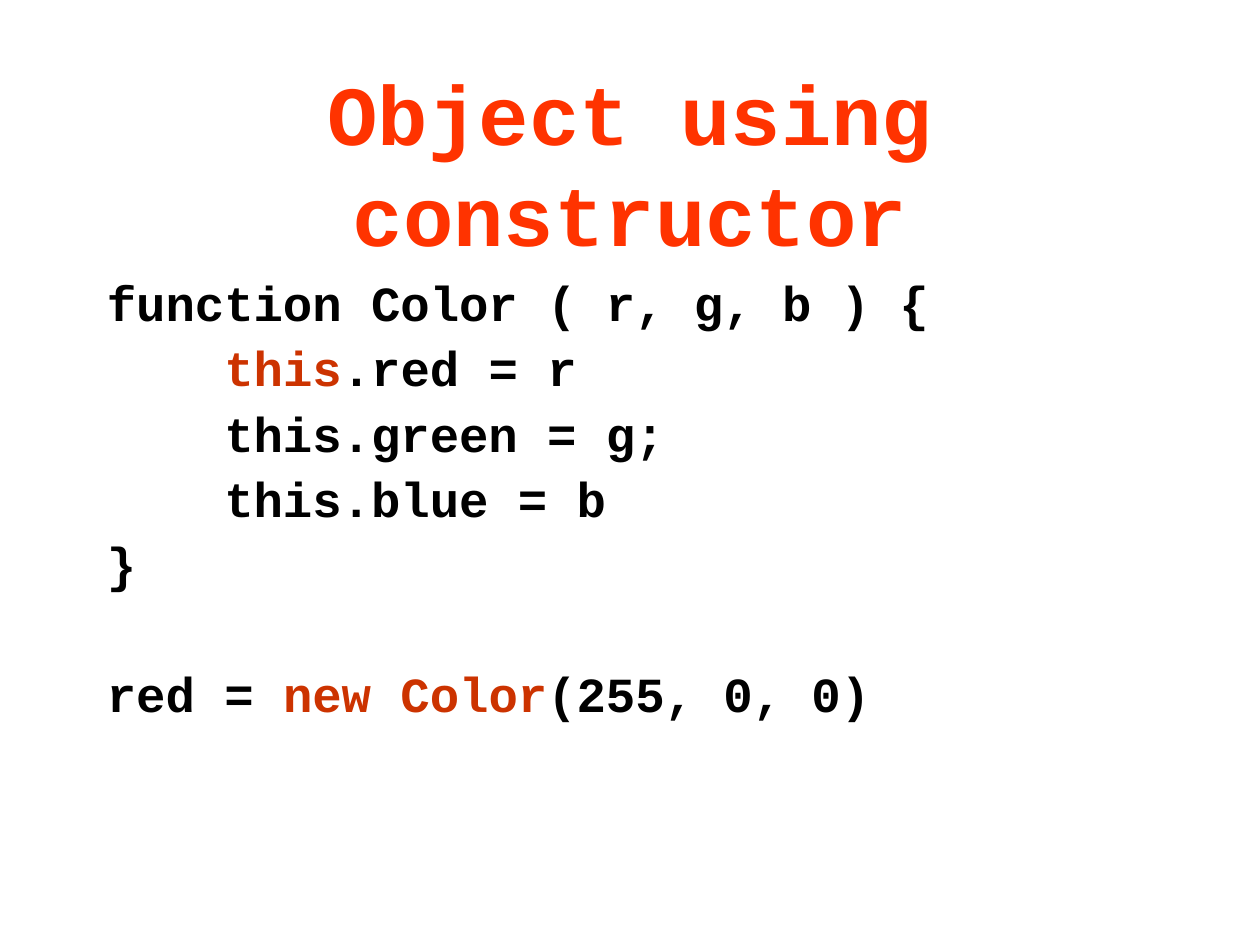
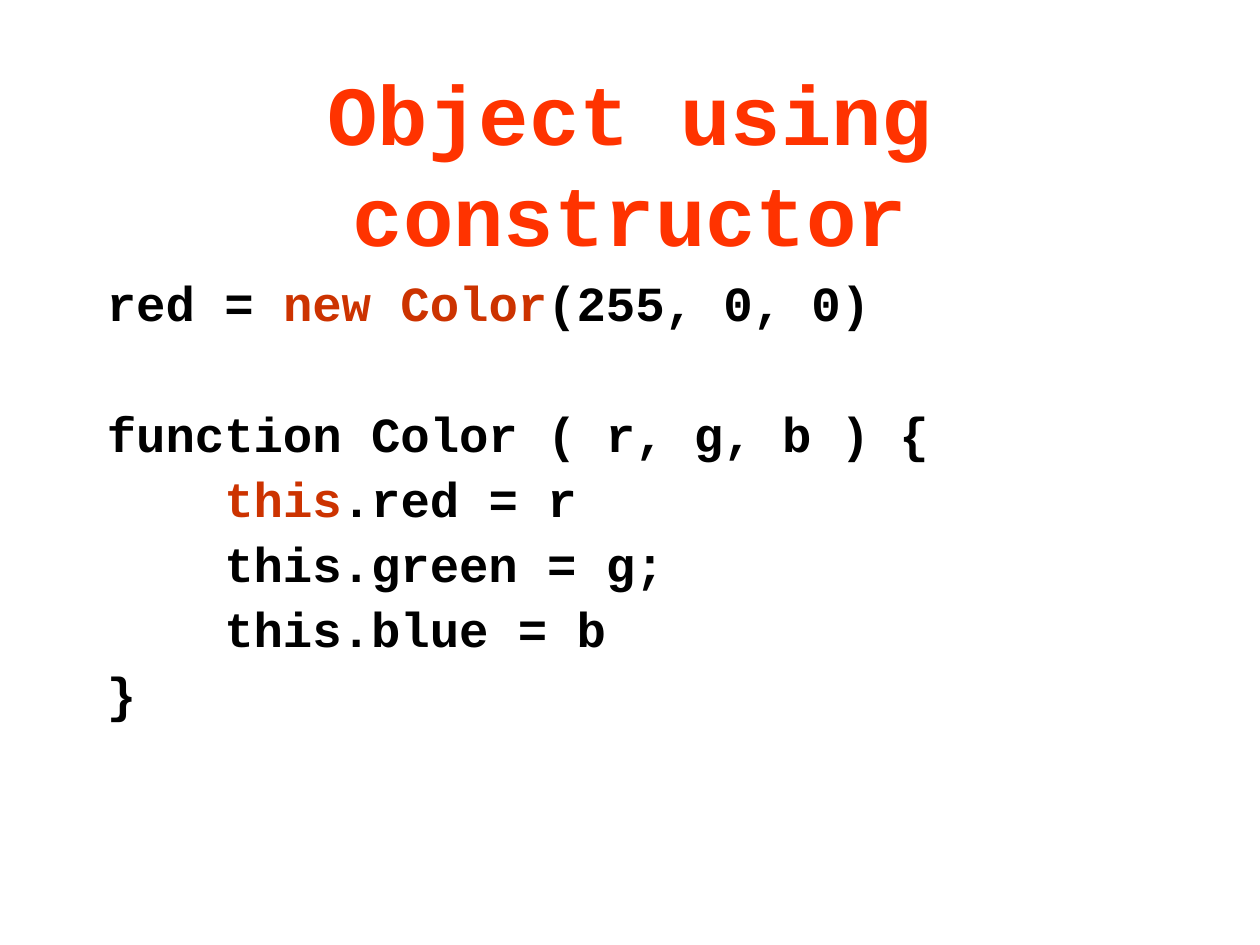
Before and after one commit to krmanoj/CodeCamp, a slide deck: slide 33 of 2014/ppt/JavaScrip_RubikCube.odp. Drawn at 1260x945 pixels with LibreOffice and Linux fonts; fonts in the diff are those of the drawing. Boxes give left, top, right and bottom in pixels: in the first picture for what was removed or moved away, otherwise in the second. Text is boxed around its words. In the diff, an @@ line names an element or a change of style, - is before the commit and + after.

Commit message:
semi colon, and minor text placement in ppt

```diff
--- a/2014/ppt/JavaScrip_RubikCube.odp
+++ b/2014/ppt/JavaScrip_RubikCube.odp
@@ text at [107, 286, 870, 332]: paragraph added @@
+red = new Color(255, 0, 0)
@@ text at [107, 677, 870, 723]: paragraph removed @@
-red = new Color(255, 0, 0)
```
Also in this commit, not shown: 1 other slide changed, 1 other file.
